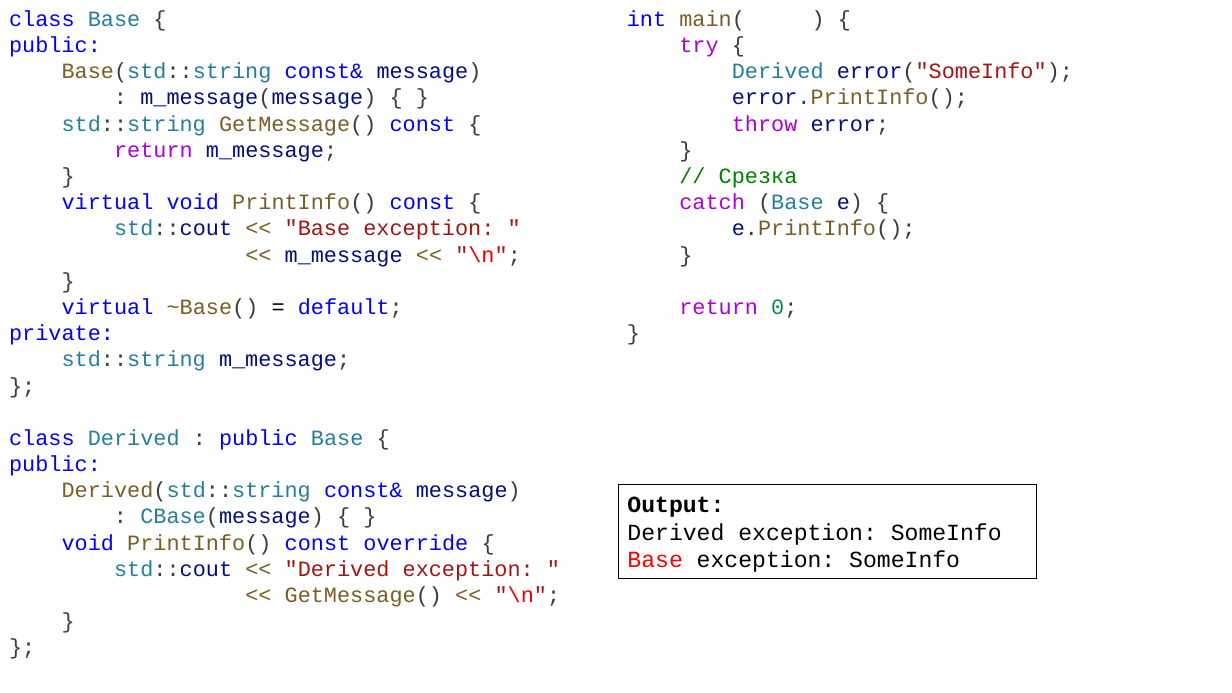
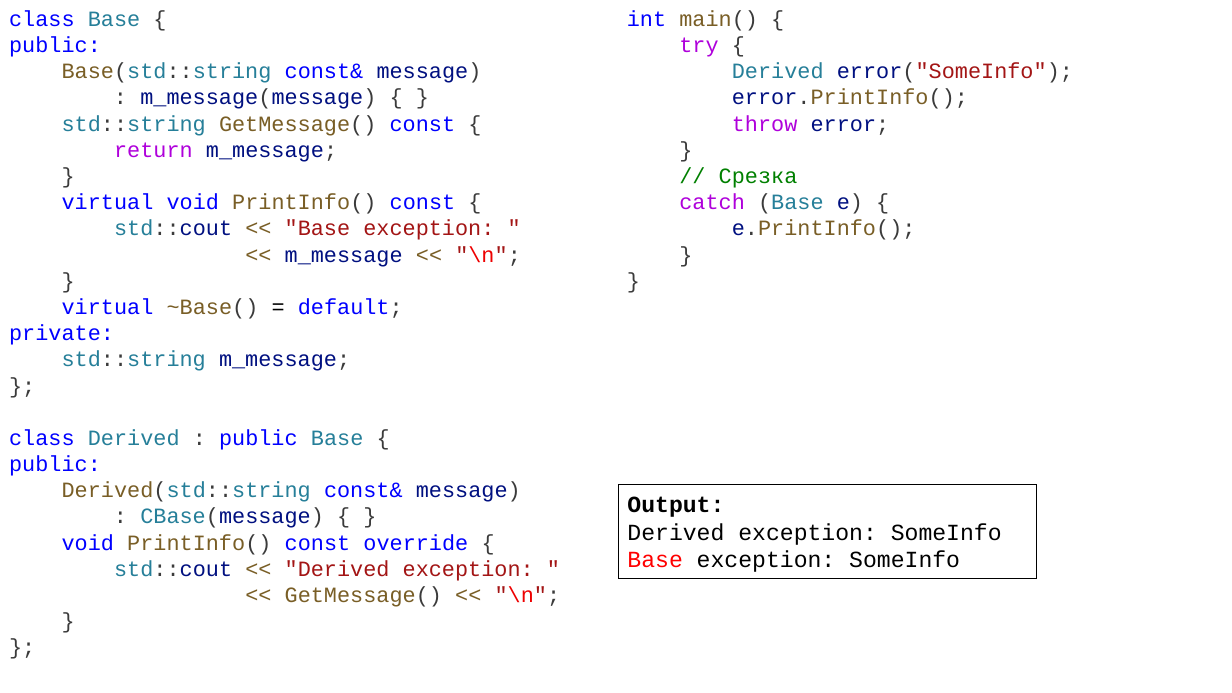
Before and after one commit to alexey-malov/oop, a slide deck: slide 23 of lectures/05/Обработка ошибок и исключительных ситуаций.pptx. Drawn at 1232x693 pixels with LibreOffice and Linux fonts; fonts in the diff are those of the drawing. Boxes give left, top, right and bottom in pixels: in the first picture for what was removed or moved away, otherwise in the second. Text is boxed around its words. In the diff, an @@ line names an element or a change of style, - is before the commit and + after.

```diff
--- a/lectures/05/Обработка ошибок и исключительных ситуаций.pptx
+++ b/lectures/05/Обработка ошибок и исключительных ситуаций.pptx
@@ text at (627,10,758,31): spaces changed @@
-int main( ) {
+int main() {
@@ text at (679,299,797,318): paragraph removed @@
-return 0;
```
Also in this commit, not shown: 13 other slides changed, 1 other file.
